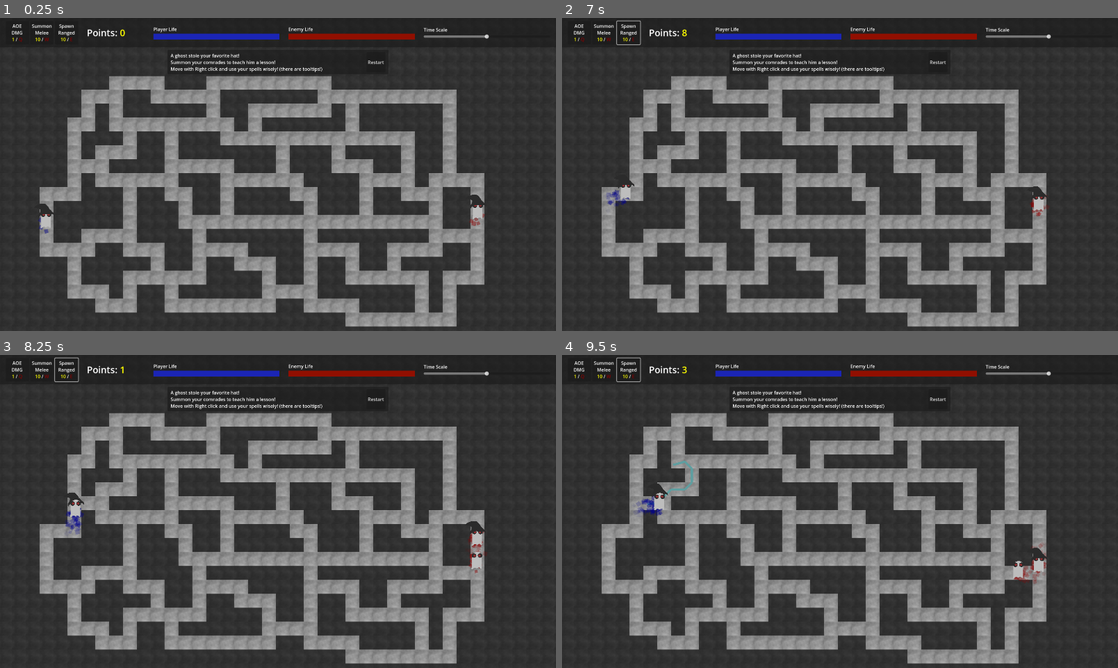
Above: before the commit, frames 1-4 (two rows, left to right).
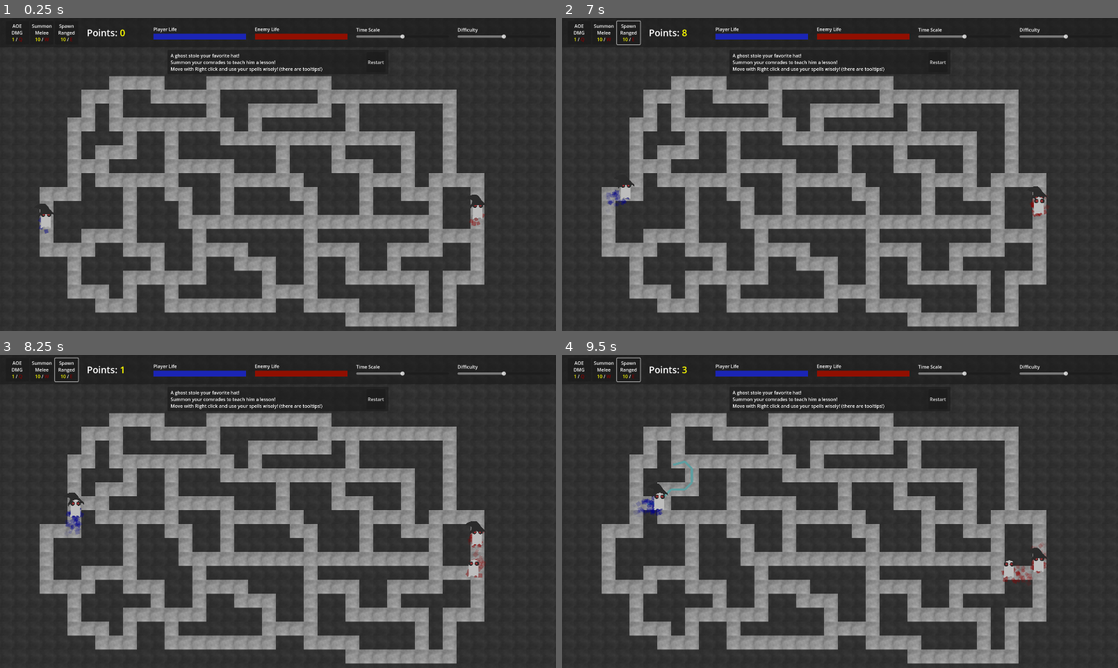
Above: after the commit, the same moments.

Repository: ThomasProg/LudumDare55
Game: Godot game, scene res://scenes/world.tscn
The game is run twice, just before and just after one commit, with the same random seed, the same clock (stepped at 60 frames per second) and the same inputs.
Inputs (mouse positions are in pixels of both pictures, inside the frame that each line leads up to):
- Up to frame 1 (0.25 s): no input
- Up to frame 2 (7 s): click "Restart" at 0.5 s; click "Restart" at 1.25 s; click "Restart" at 2 s; click (578, 33) at 2.75 s; click (606, 33) at 3.5 s; click (628, 33) at 4.25 s; move the mouse to (962, 158) at 5.02 s; hold D (right) 5.03-5.78 s; hold Right mouse button (moveClick) 5.03-5.78 s; move the mouse to (728, 190) at 5.77 s; hold S (down) 5.78-6.53 s; right-click (728, 190) at 5.85 s; move the mouse to (895, 105) at 6.52 s; hold D (right) from 6.53 s (still down); hold Right mouse button (moveClick) from 6.53 s (still down)
- Up to frame 3 (8.25 s): move the mouse to (250, 574) at 7.27 s; release D (right) at 7.28 s; release Right mouse button (moveClick) at 7.28 s; hold W (up) 7.28-8.03 s; right-click (250, 574) at 7.35 s; move the mouse to (444, 558) at 8.02 s; hold A (left) from 8.03 s (still down); hold Right mouse button (moveClick) from 8.03 s (still down)
- Up to frame 4 (9.5 s): keep holding A (left); move the mouse to (673, 464) at 8.77 s; release Right mouse button (moveClick) at 8.78 s; right-click (673, 464) at 8.85 s

The runs differ from the first frame. In frame 1, 0.7% of the frame differs, in the area x 44-91%, y 2-7%; in frame 2, 0.7%; in frame 3, 0.8%; in frame 4, 0.9%, in the area x 44-91%, y 2-74%.

Commit message:
Game finished! Wouuh!

Diff:
--- a/prefabs/abilityButtons/spawnMeleeMinionButton.tscn
+++ b/prefabs/abilityButtons/spawnMeleeMinionButton.tscn
@@ -6,6 +6,7 @@
 [node name="SpawnMeleeMinion" instance=ExtResource("1_1nd1g")]
 custom_minimum_size = Vector2(80, 80)
 tooltip_text = "Spawns a ghost that attacks close enemies.
+The ghost is attracted by the hat.
 Health: 20
 Damage: 10
 Cost: 10 points"
--- a/prefabs/abilityButtons/spawnRangedMinionButton.tscn
+++ b/prefabs/abilityButtons/spawnRangedMinionButton.tscn
@@ -6,6 +6,7 @@
 [node name="SpawnRangedMinion" instance=ExtResource("1_cw3bs")]
 custom_minimum_size = Vector2(80, 80)
 tooltip_text = "Spawn a ghost that attacks enemies from far away.
+The ghost is attracted by the hat.
 Health: 7.5
 Damage: 5
 Cost: 10 points"
--- a/scenes/world.tscn
+++ b/scenes/world.tscn
@@ -8,6 +8,8 @@
 [ext_resource type="Script" path="res://scripts/uiManager.gd" id="5_so2sh"]
 [ext_resource type="PackedScene" uid="uid://xjuqvcync3tm" path="res://prefabs/abilities/spawnMeleeMinion.tscn" id="5_x8uyd"]
 [ext_resource type="PackedScene" uid="uid://bfo4awe6emnif" path="res://prefabs/abilityButtons/aoeDamageButton.tscn" id="6_8j0kt"]
+[ext_resource type="PackedScene" uid="uid://ct6rvaawu2pf2" path="res://prefabs/abilities/aoeDamage.tscn" id="6_y44kt"]
+[ext_resource type="PackedScene" uid="uid://spmuf4u410rl" path="res://prefabs/abilities/spawnRangedMinion.tscn" id="7_0d5ay"]
 [ext_resource type="PackedScene" uid="uid://bit0j7mf6n1b5" path="res://prefabs/abilityButtons/spawnMeleeMinionButton.tscn" id="7_xg0tf"]
 [ext_resource type="PackedScene" uid="uid://dyfhggpn0m52e" path="res://prefabs/abilityButtons/spawnRangedMinionButton.tscn" id="9_6pqca"]
 [ext_resource type="Script" path="res://scripts/restartButton.gd" id="11_qf22x"]
@@ -155,6 +157,7 @@
 [node name="Enemy" parent="." instance=ExtResource("2_qvc1j")]
 position = Vector2(1488, 648)
 team = 1
+pointsPerSecond = 2.5
 
 [node name="PlayerController" type="Node" parent="." node_paths=PackedStringArray("controlledPawn")]
 script = ExtResource("3_lu5g1")
@@ -165,9 +168,11 @@
 controlledPawn = NodePath("../Enemy")
 target = NodePath("../Player")
 center = NodePath("../Center")
+aoePrefab = ExtResource("6_y44kt")
 spawnMeleePrefab = ExtResource("5_x8uyd")
-
-[node name="CanvasLayer" type="CanvasLayer" parent="." node_paths=PackedStringArray("playerLifeProgressBar", "enemyLifeProgressBar", "player", "enemy", "abilitiesContainer", "pointsLabel", "timescaleSlider", "infoLabel")]
+spawnRangedPrefab = ExtResource("7_0d5ay")
+
+[node name="CanvasLayer" type="CanvasLayer" parent="." node_paths=PackedStringArray("playerLifeProgressBar", "enemyLifeProgressBar", "player", "enemy", "abilitiesContainer", "pointsLabel", "timescaleSlider", "difficultySlider", "infoLabel")]
 script = ExtResource("5_so2sh")
 playerLifeProgressBar = NodePath("Panel/MarginContainer/HBoxContainer/VBoxContainer/PlayerLifeProgressBar")
 enemyLifeProgressBar = NodePath("Panel/MarginContainer/HBoxContainer/VBoxContainer2/EnemyLifeProgressBar")
@@ -177,6 +182,7 @@
 abilityButtonPrefabs = Array[PackedScene]([ExtResource("6_8j0kt"), ExtResource("7_xg0tf"), ExtResource("9_6pqca")])
 pointsLabel = NodePath("Panel/MarginContainer/HBoxContainer/PointsRichTextLabel")
 timescaleSlider = NodePath("Panel/MarginContainer/HBoxContainer/VBoxContainer3/TimescaleHSlider")
+difficultySlider = NodePath("Panel/MarginContainer/HBoxContainer/VBoxContainer4/DifficultyHSlider")
 infoLabel = NodePath("Panel2/MarginContainer/HBoxContainer/InfoRichTextLabel")
 
 [node name="Panel" type="Panel" parent="CanvasLayer"]
@@ -270,6 +276,22 @@
 max_value = 200.0
 value = 100.0
 
+[node name="VBoxContainer4" type="VBoxContainer" parent="CanvasLayer/Panel/MarginContainer/HBoxContainer"]
+layout_mode = 2
+size_flags_horizontal = 3
+size_flags_vertical = 4
+
+[node name="RichTextLabel" type="RichTextLabel" parent="CanvasLayer/Panel/MarginContainer/HBoxContainer/VBoxContainer4"]
+layout_mode = 2
+tooltip_text = "Modify the speed of the game."
+text = "Difficulty"
+fit_content = true
+
+[node name="DifficultyHSlider" type="HSlider" parent="CanvasLayer/Panel/MarginContainer/HBoxContainer/VBoxContainer4"]
+layout_mode = 2
+size_flags_vertical = 1
+value = 50.0
+
 [node name="Panel2" type="Panel" parent="CanvasLayer"]
 anchors_preset = 5
 anchor_left = 0.5
--- a/scripts/controllers/EnemyController.gd
+++ b/scripts/controllers/EnemyController.gd
@@ -5,7 +5,9 @@
 @export var target: Node2D
 @export var center: Node2D
 
+@export var aoePrefab:PackedScene
 @export var spawnMeleePrefab:PackedScene
+@export var spawnRangedPrefab:PackedScene
 
 func _ready():
 	# Make sure to not await during _ready.
@@ -26,7 +28,18 @@
 # Called every frame. 'delta' is the elapsed time since the previous frame.
 func _process(delta):
 	if is_instance_valid(controlledPawn):
-		controlledPawn.runAbility(spawnMeleePrefab)
+
+		var closeEntities = GameManager.entities.filter(func(a:MainCharacter):
+			return a.team != controlledPawn.team and controlledPawn.global_position.distance_to(a.global_position) < 40.0
+			)
+
+		if (!closeEntities.is_empty()):
+			controlledPawn.runAbility(aoePrefab)
+
+		if (randi_range(0, 99) < 25):
+			controlledPawn.runAbility(spawnRangedPrefab)
+		else:
+			controlledPawn.runAbility(spawnMeleePrefab)
 
 func _physics_process(delta):
 	updateTarget()
--- a/scripts/uiManager.gd
+++ b/scripts/uiManager.gd
@@ -11,6 +11,7 @@
 
 @export var pointsLabel:RichTextLabel
 @export var timescaleSlider:Slider
+@export var difficultySlider:Slider
 
 @export var infoLabel:RichTextLabel
 
@@ -38,6 +39,9 @@
 	if is_instance_valid(enemy):
 		enemyLifeProgressBar.max_value = enemy.maxLife
 		enemyLifeProgressBar.value = enemy.currentLife
+
+		enemy.pointsPerSecond = lerp(1.5, 2.8, difficultySlider.value / 100.0)
+
 	else:
 		enemyLifeProgressBar.value = 0
 		infoLabel.text = "Well played, you won! - Prog'z"
Not shown: 1 places in scenes/world.tscn that only renumber resources
